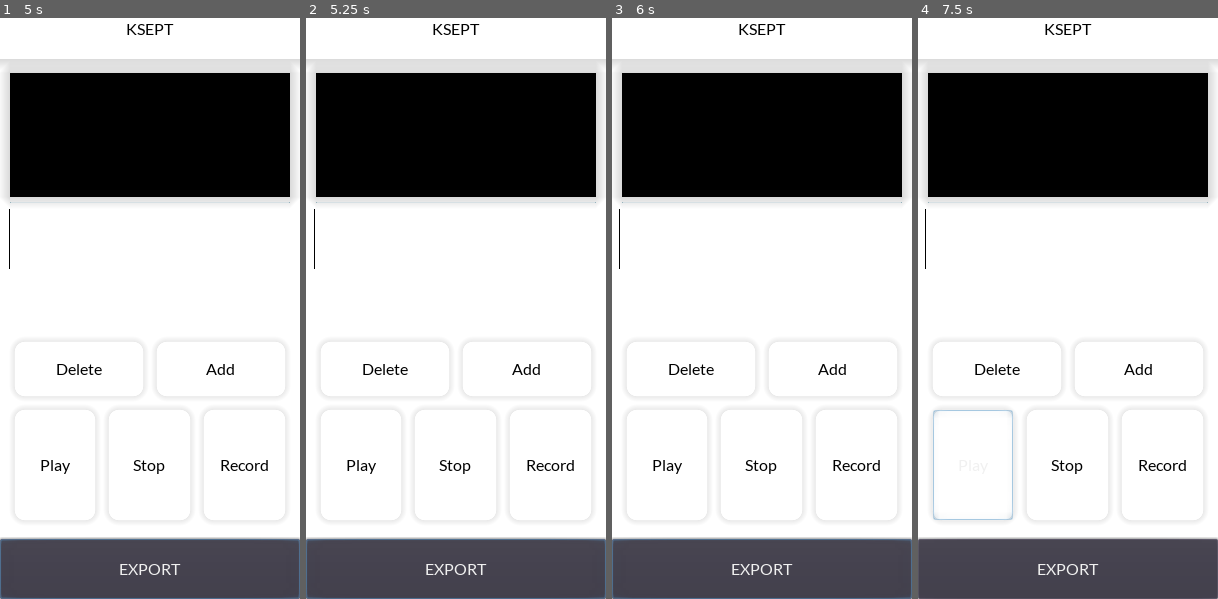
Above: before the commit, frames 1-4 (left to right).
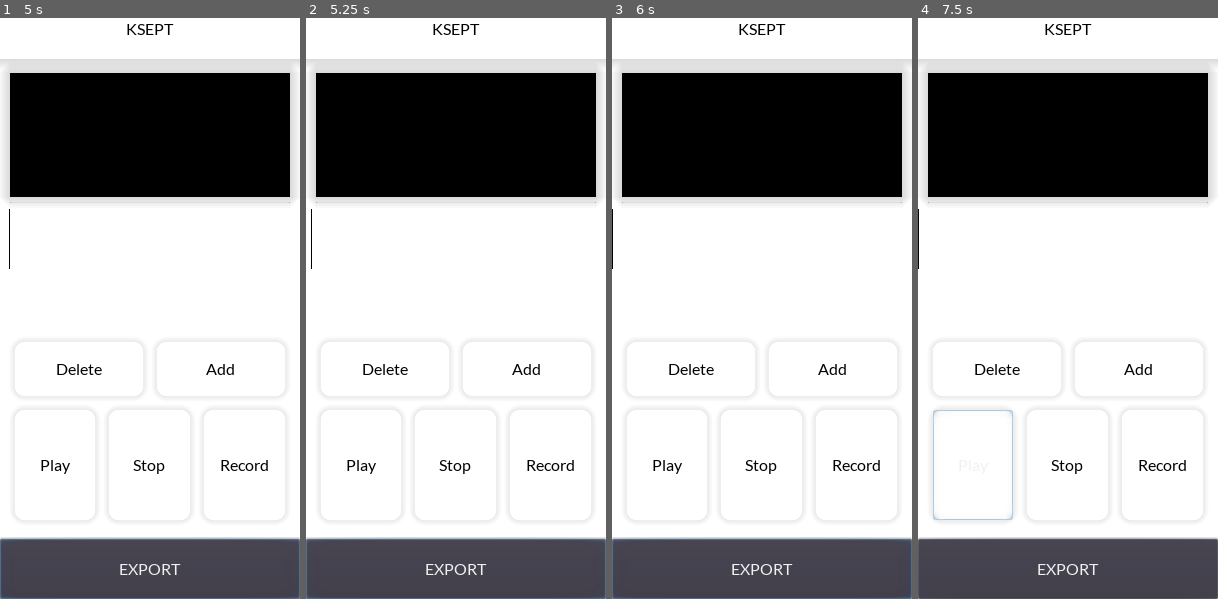
Above: after the commit, the same moments.

Repository: kahagino/ksept_recorder
Game: Godot game, scene res://scenes/main.tscn
Same seed, same stepped clock (60 frames per second), same inputs: the game is played once before the commit and once after it.
Inputs:
- Up to frame 1 (5 s): click "Add" at 0.5 s; click "Stop" at 1.25 s; click "Record" at 2 s; click "Play" at 2.75 s; click "Play" at 3.5 s; click "EXPORT" at 4.25 s
- Up to frame 2 (5.25 s): tap Enter at 5 s; hold Right (ui_right) from 5.03 s (still down)
- Up to frame 3 (6 s): tap Space at 5.75 s; release Right (ui_right) at 5.78 s; hold Down (ui_down) from 5.78 s (still down)
- Up to frame 4 (7.5 s): tap Enter at 6.5 s; release Down (ui_down) at 6.53 s; hold Right (ui_right) 6.53-7.28 s; tap Space at 7.25 s; hold Up (ui_up) from 7.28 s (still down)

Frame 1 is identical in both runs. In frame 2, less than 0.1% of the frame differs, in the area x 1-3%, y 32-44%; in frame 3, less than 0.1%; in frame 4, less than 0.1%.
Error in both runs: Invalid set index 'bus' (on base: 'Node (track.gd)') with value of type 'String'. (res://src/track_manager.gd:65)

Commit message:
🐛 fixed wrong cursor ui position

Diff:
--- a/src/audio_manager.gd
+++ b/src/audio_manager.gd
@@ -48,12 +48,18 @@
 
 func play_pause():
 	if !effect.is_recording_active():
-		if !$TrackManager.is_playing():
+		if !is_playing():
 			$TrackManager.play_at(cursor)
 			play_cursor()
 		else:
 			$TrackManager.stop()
 			stop_cursor()
+
+func is_playing()->bool:
+	if $CursorTimer.is_stopped():
+		return false
+
+	return true
 
 
 func play_cursor()->void:
@@ -61,6 +67,7 @@
 
 func stop_cursor()->void:
 	$CursorTimer.stop()
+	cursor = 0.0
 
 func stop():
 	if effect.is_recording_active():
--- a/src/tracks_ui.gd
+++ b/src/tracks_ui.gd
@@ -34,8 +34,11 @@
 		# remove last child
 		get_child(get_child_count() -1).queue_free()
 
+func get_time_to_pos_scale()->float:
+	return rect_size.x / 60.0
+
 func _draw_track(start_t_stamp:float, end_t_stamp:float, i:int)->FuncRef:
-	var time_to_pos_scale = rect_size.x / 60.0
+	var time_to_pos_scale = get_time_to_pos_scale()
 	var track_start_pos = time_to_pos_scale * start_t_stamp
 	var track_end_pos = time_to_pos_scale * end_t_stamp
 	var rect_pos = view_pos + Vector2(track_start_pos, i * tracks_thickness +  i * v_separation)
@@ -47,6 +50,8 @@
 		true)
 
 func _draw_cursor(cursor_pos:float)->FuncRef:
+	var time_to_pos_scale = get_time_to_pos_scale()
 	var line_pos_up = view_pos + Vector2(cursor_pos, 0)
+	line_pos_up.x *= time_to_pos_scale
 	var line_pos_down = line_pos_up + Vector2(0, 60)
 	return draw_line(line_pos_up, line_pos_down, Color.black, 1.0)
